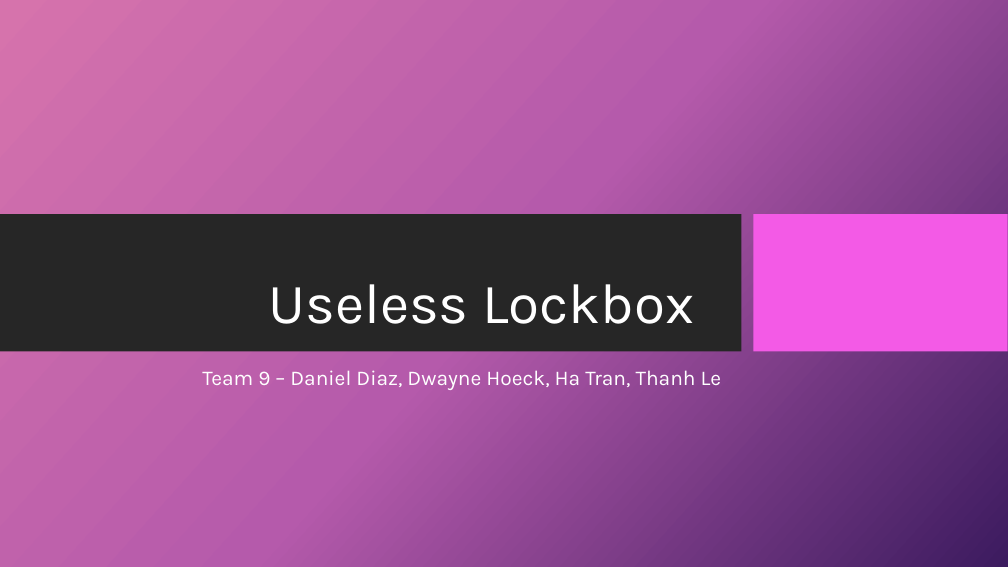
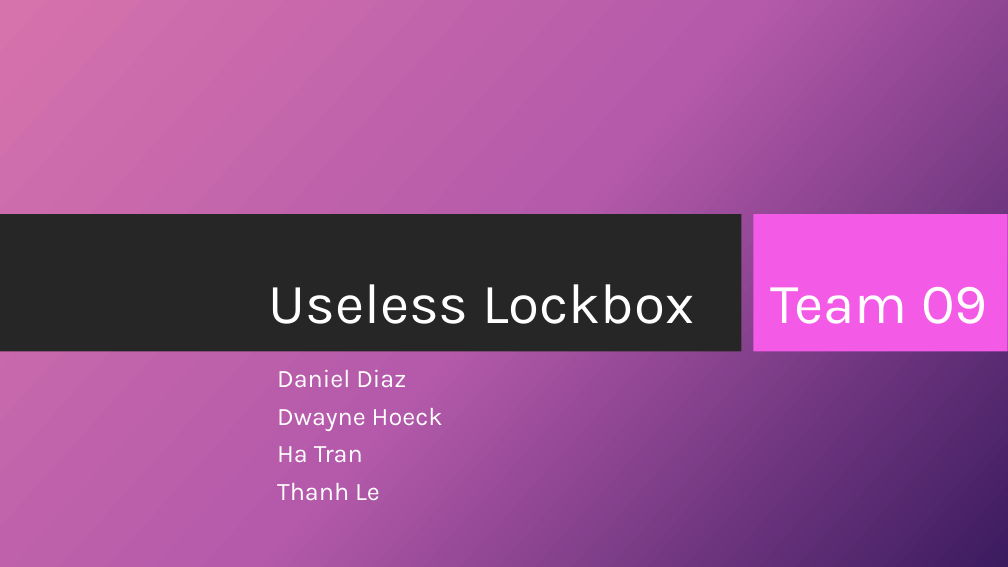
Before and after one commit to dandz12/ECE411-Practicum-Project, a slide deck: slide 1 of ECE411 - Final Presentation.pptx. Drawn at 1008x567 pixels with LibreOffice and Linux fonts; fonts in the diff are those of the drawing; background and template pictures are left out. Boxes give left, top, right and bottom in pixels: in the first picture for what was removed or moved away, otherwise in the second. Text is boxed around its words. In the diff, an @@ line names an element or a change of style, - is before the commit and + after.

```diff
--- a/ECE411 - Final Presentation.pptx
+++ b/ECE411 - Final Presentation.pptx
@@ text added at box(770, 287, 988, 324), 54 pt, text #FFFFFF @@
+Team 09
@@ subtitle at box(277, 369, 443, 501): text changed; size 20 to 24 pt @@
-Team 9 – Daniel Diaz, Dwayne Hoeck, Ha Tran, Thanh Le
+Daniel Diaz
+Dwayne Hoeck
+Ha Tran
+Thanh Le
```
Also in this commit, not shown: 13 other slides changed, 6 slides added, 5 slides removed, 1 other file.
